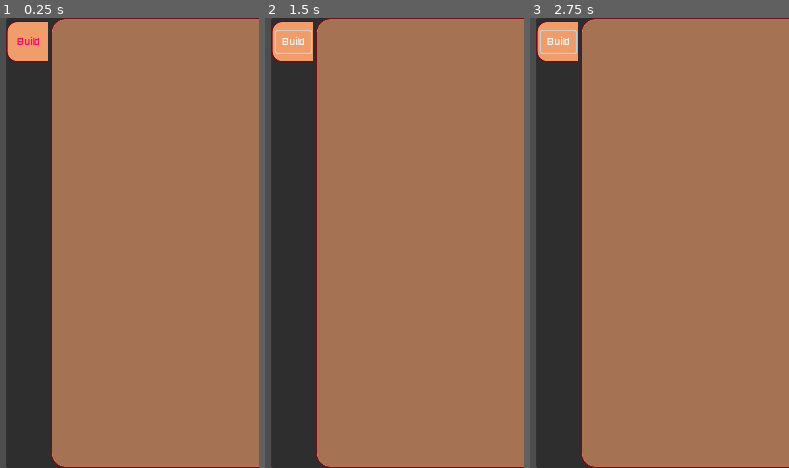
Above: before the commit, frames 1-3 (left to right).
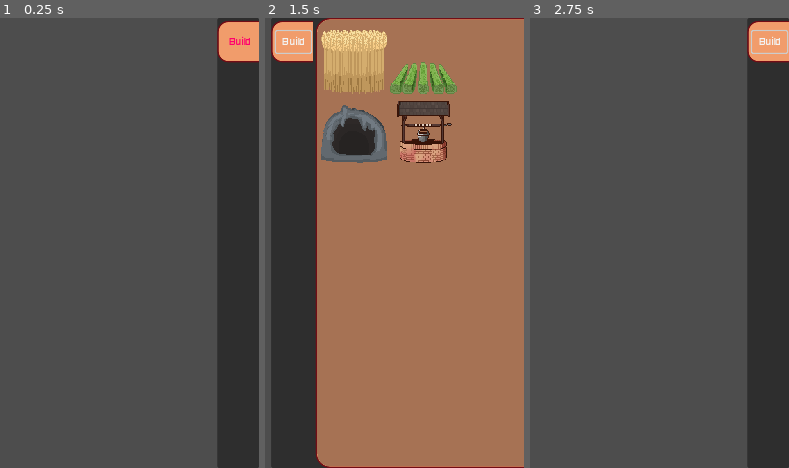
Above: after the commit, the same moments.

Repository: T3rryTim3/mhs-gamedev-02
Game: Godot game, scene res://blueprint screen.tscn
Same seed, same stepped clock (60 frames per second), same inputs: the game is played once before the commit and once after it. This scene is started directly instead of the project's main scene.
Inputs:
- Up to frame 1 (0.25 s): no input
- Up to frame 2 (1.5 s): click "Build" at 0.5 s; tap Enter (ui_accept) at 1.25 s; hold D (move_right) from 1.28 s (still down); tap E at 1.35 s
- Up to frame 3 (2.75 s): tap Enter (ui_accept) at 1.52, 2, 2.27 s; release D (move_right) at 2.03 s; hold S (move_down) from 2.03 s (still down); tap Q at 2.1 s

The runs differ from the first frame. In frame 1, 98% of the frame differs, in the area x 2-100%, y 0-100%; in frame 2, 8.6%; in frame 3, 98%.

Commit message:
added a blueprint menu sidebar
YIPEEEEEEEEEE

Diff:
--- a/projects/mhsdev-02/blueprint screen.tscn
+++ b/projects/mhsdev-02/blueprint screen.tscn
@@ -1,6 +1,11 @@
-[gd_scene load_steps=5 format=3 uid="uid://w30lg3bdrwq5"]
+[gd_scene load_steps=10 format=3 uid="uid://w30lg3bdrwq5"]
 
 [ext_resource type="FontFile" uid="uid://s43klpq8wwmy" path="res://fonts/PixelFont7-G02A.ttf" id="1_3bgvi"]
+[ext_resource type="Texture2D" uid="uid://bliae3yxm0qkf" path="res://images/stations/crop.png" id="2_mt08q"]
+[ext_resource type="Script" path="res://blueprint_screen.gd" id="2_un5u0"]
+[ext_resource type="Texture2D" uid="uid://by3gkt2w2oww5" path="res://images/stations/forest.png" id="3_pf03n"]
+[ext_resource type="Texture2D" uid="uid://dgsmem6qotb3f" path="res://images/stations/quarry.png" id="4_i4n5i"]
+[ext_resource type="Texture2D" uid="uid://u7xq2b86pnte" path="res://images/stations/well.png" id="5_6v021"]
 
 [sub_resource type="Theme" id="Theme_csanp"]
 Button/colors/font_color = Color(1, 0, 0.427451, 1)
@@ -24,7 +29,7 @@
 corner_radius_top_left = 20
 corner_radius_bottom_left = 20
 
-[node name="PanelContainer" type="PanelContainer"]
+[node name="Sidebar" type="PanelContainer"]
 anchors_preset = 11
 anchor_left = 1.0
 anchor_right = 1.0
@@ -33,6 +38,7 @@
 grow_horizontal = 0
 grow_vertical = 2
 theme = SubResource("Theme_csanp")
+script = ExtResource("2_un5u0")
 
 [node name="MarginContainer" type="MarginContainer" parent="."]
 layout_mode = 2
@@ -65,3 +71,34 @@
 custom_minimum_size = Vector2(300, 0)
 layout_mode = 2
 theme_override_styles/panel = SubResource("StyleBoxFlat_obywm")
+
+[node name="MarginContainer" type="MarginContainer" parent="MarginContainer/HBoxContainer/Panel"]
+layout_mode = 1
+anchors_preset = 10
+anchor_right = 1.0
+offset_bottom = 211.0
+grow_horizontal = 2
+theme_override_constants/margin_left = 7
+theme_override_constants/margin_top = 15
+
+[node name="GridContainer" type="GridContainer" parent="MarginContainer/HBoxContainer/Panel/MarginContainer"]
+layout_mode = 2
+columns = 2
+
+[node name="TextureRect" type="TextureRect" parent="MarginContainer/HBoxContainer/Panel/MarginContainer/GridContainer"]
+layout_mode = 2
+texture = ExtResource("2_mt08q")
+
+[node name="TextureRect2" type="TextureRect" parent="MarginContainer/HBoxContainer/Panel/MarginContainer/GridContainer"]
+layout_mode = 2
+texture = ExtResource("3_pf03n")
+
+[node name="TextureRect3" type="TextureRect" parent="MarginContainer/HBoxContainer/Panel/MarginContainer/GridContainer"]
+layout_mode = 2
+texture = ExtResource("4_i4n5i")
+
+[node name="TextureRect4" type="TextureRect" parent="MarginContainer/HBoxContainer/Panel/MarginContainer/GridContainer"]
+layout_mode = 2
+texture = ExtResource("5_6v021")
+
+[connection signal="pressed" from="MarginContainer/HBoxContainer/VBoxContainer/Panel/Button" to="." method="_on_button_pressed"]
--- /dev/null
+++ b/projects/mhsdev-02/blueprint_screen.gd
@@ -0,0 +1,25 @@
+extends PanelContainer
+
+@onready var bprint_menu = $MarginContainer/HBoxContainer/Panel
+@onready var intern_menu = $MarginContainer/HBoxContainer/Panel/MarginContainer
+@onready var bluprints = $MarginContainer/HBoxContainer/Panel/MarginContainer/GridContainer
+
+func _ready():
+	bprint_menu.visible = false
+
+func _set_menu(menu):
+	var wasClosed = menu.visible == false
+
+	_close_all_menus()
+
+	bprint_menu.visible = wasClosed
+	menu.visible = wasClosed
+
+func _close_all_menus():
+	for menu in intern_menu.get_children():
+		menu.visible = false
+
+
+
+func _on_button_pressed() -> void:
+	_set_menu(bluprints)
